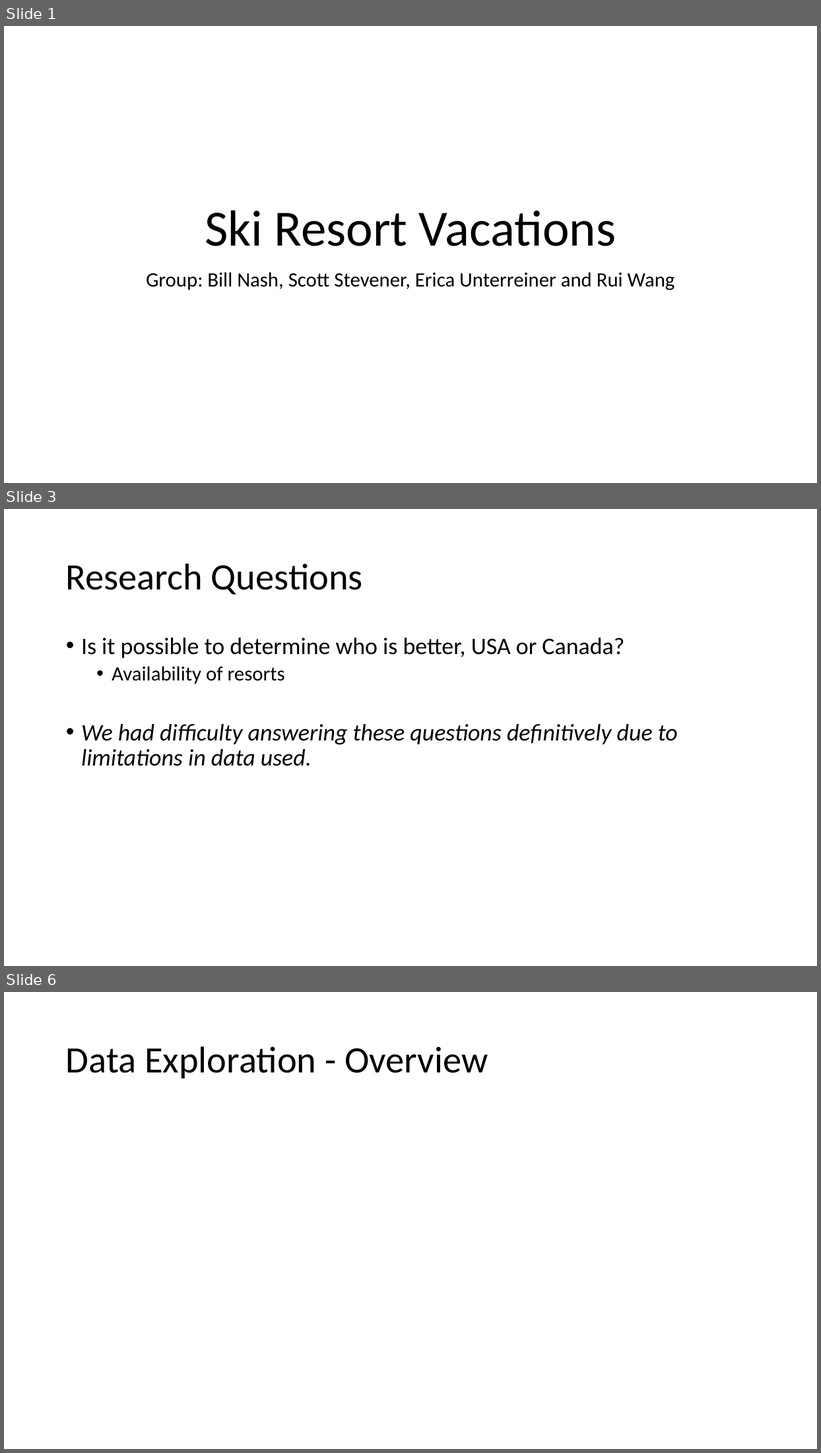
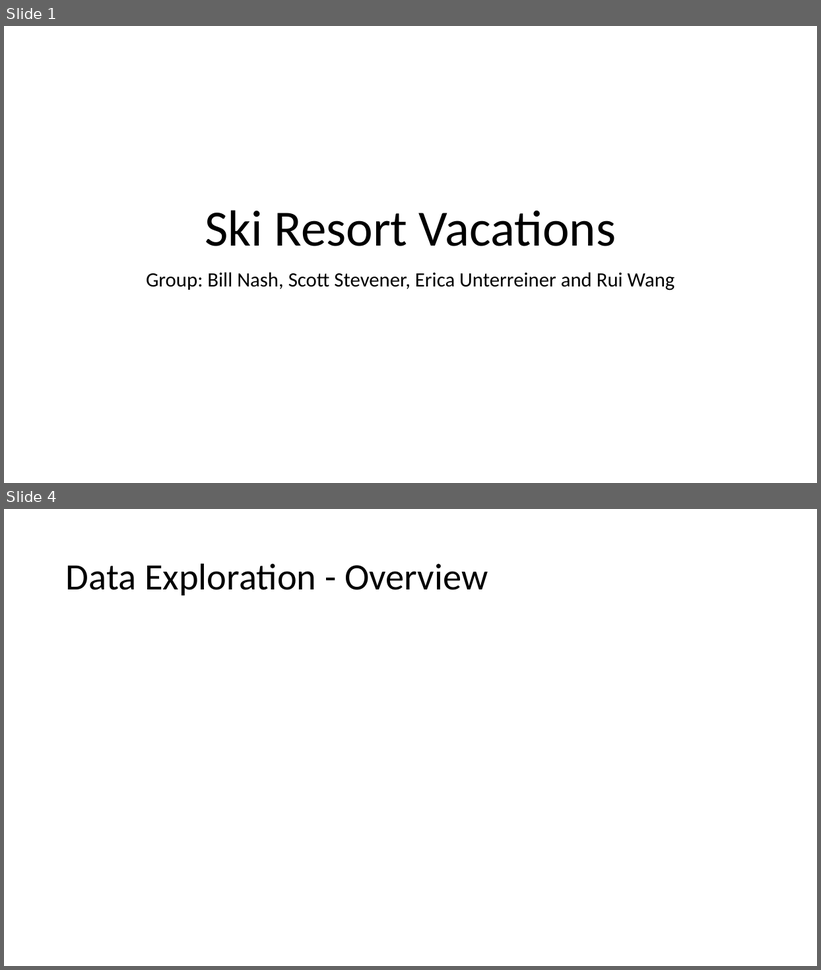
Before and after one commit to elu267/Group_Project_Unit18, a slide deck: PPT/Group_Presentation.pptx. Shown one above the other, each under a label of ours: slides 1, 3 and 6 before the commit, slides 1 and 4 after it; the slides between them are not shown. The pictures are 821x1453 and 821x970 pixels, drawn with LibreOffice and Linux fonts; fonts in the diff are those of the drawing. Boxes give left, top, right and bottom in pixels: in the first picture for what was removed or moved away, otherwise in the second. Text is boxed around its words. In the diff, an @@ line names an element or a change of style, - is before the commit and + after.

```diff
--- a/PPT/Group_Presentation.pptx
+++ b/PPT/Group_Presentation.pptx
@@ slide 3 removed at (4, 509, 817, 966), background #FFFFFF @@
@@ title removed at (66, 563, 363, 595) @@
-Research Questions
@@ text removed at (81, 638, 678, 766) @@
-• Is it possible to determine who is better, USA or Canada?
-  • Availability of resorts
-• We had difficulty answering these questions definitively due to limitations in data used.
@@ what was slide 6 is now slide 4 @@
```
Also in this commit, not shown: 7 slides changed, 2 other slides removed.
